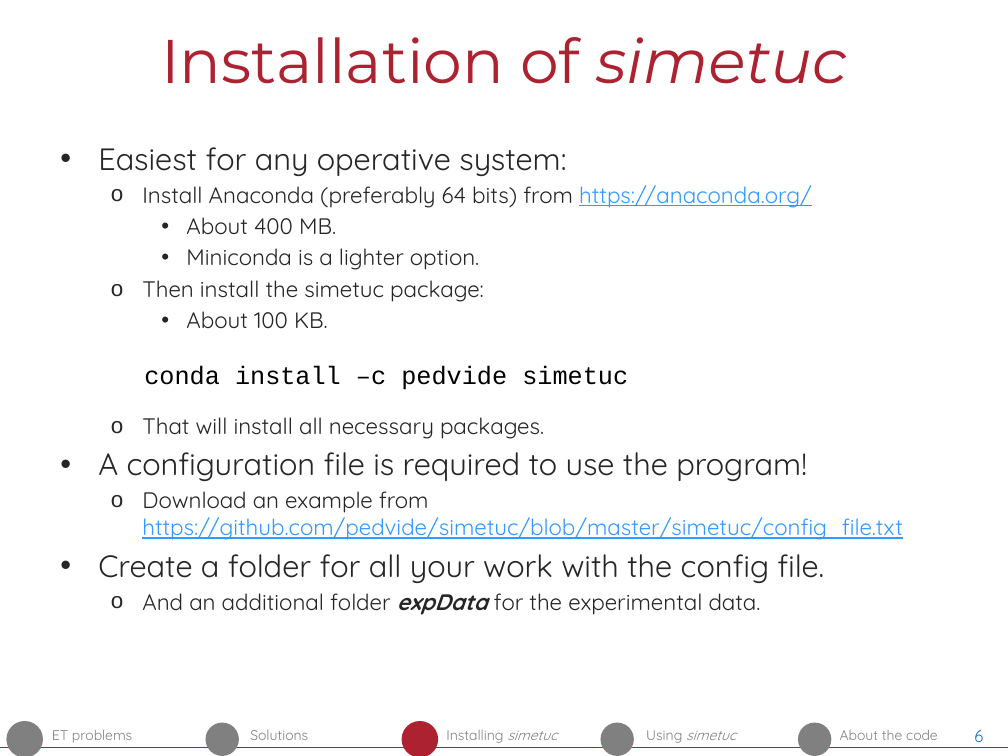
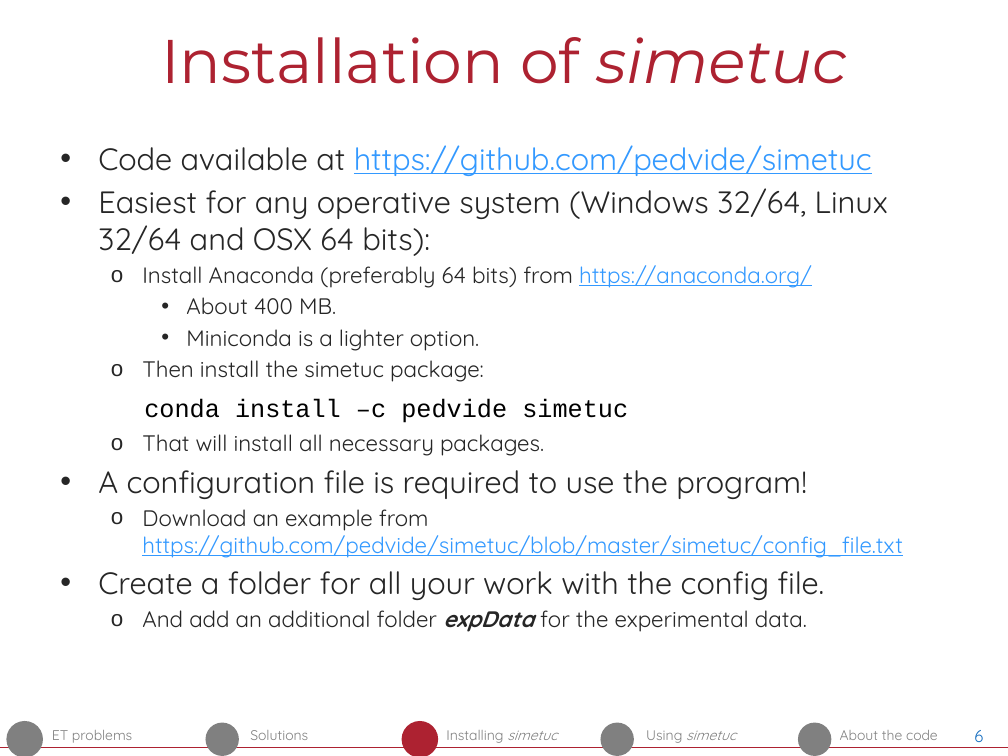
Before and after one commit to pedvide/simetuc, a slide deck: slide 6 of docs/simetuc_presentation/simetuc_presentation.pptx. Drawn at 1008x756 pixels with LibreOffice and Linux fonts; fonts in the diff are those of the drawing. Boxes give left, top, right and bottom in pixels: in the first picture for what was removed or moved away, otherwise in the second. Text is boxed around its words. In the diff, an @@ line names an element or a change of style, - is before the commit and + after.

```diff
--- a/docs/simetuc_presentation/simetuc_presentation.pptx
+++ b/docs/simetuc_presentation/simetuc_presentation.pptx
@@ text at (98, 145, 888, 256): text changed @@
-• Easiest for any operative system:
+• Code available at https://github.com/pedvide/simetuc
+• Easiest for any operative system (Windows 32/64, Linux 32/64 and OSX 64 bits):
@@ text at (186, 311, 328, 329): paragraph removed @@
-    • About 100 KB.
@@ text "conda install –c pedvide simetuc": place and size @@
-text "conda install –c pedvide simetuc" at (144, 365, 628, 390)
+text "conda install –c pedvide simetuc" at (144, 399, 628, 423)
@@ text at (142, 610, 807, 632): text changed @@
-  o And an additional folder expData for the experimental data.
+  o And add an additional folder expData for the experimental data.
```
Also in this commit, not shown: 7 other slides changed, 4 slides added, 10 other files.
